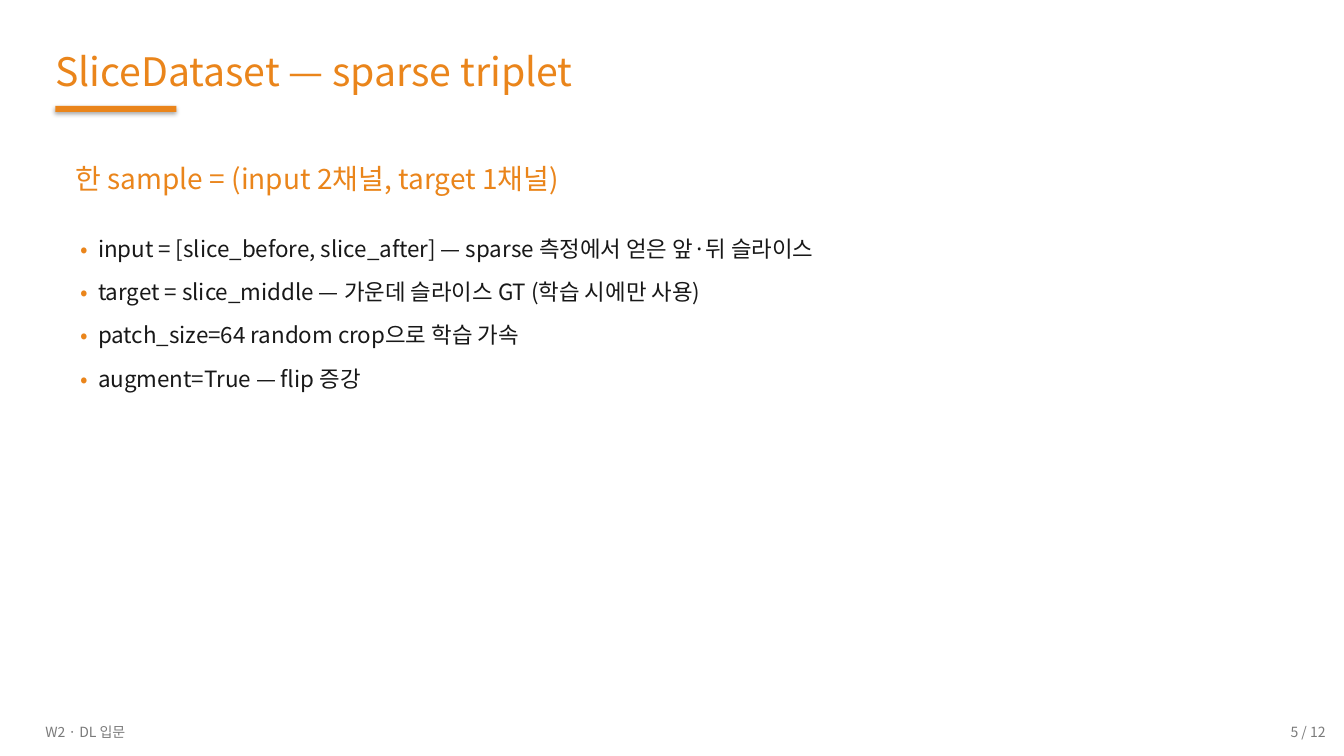
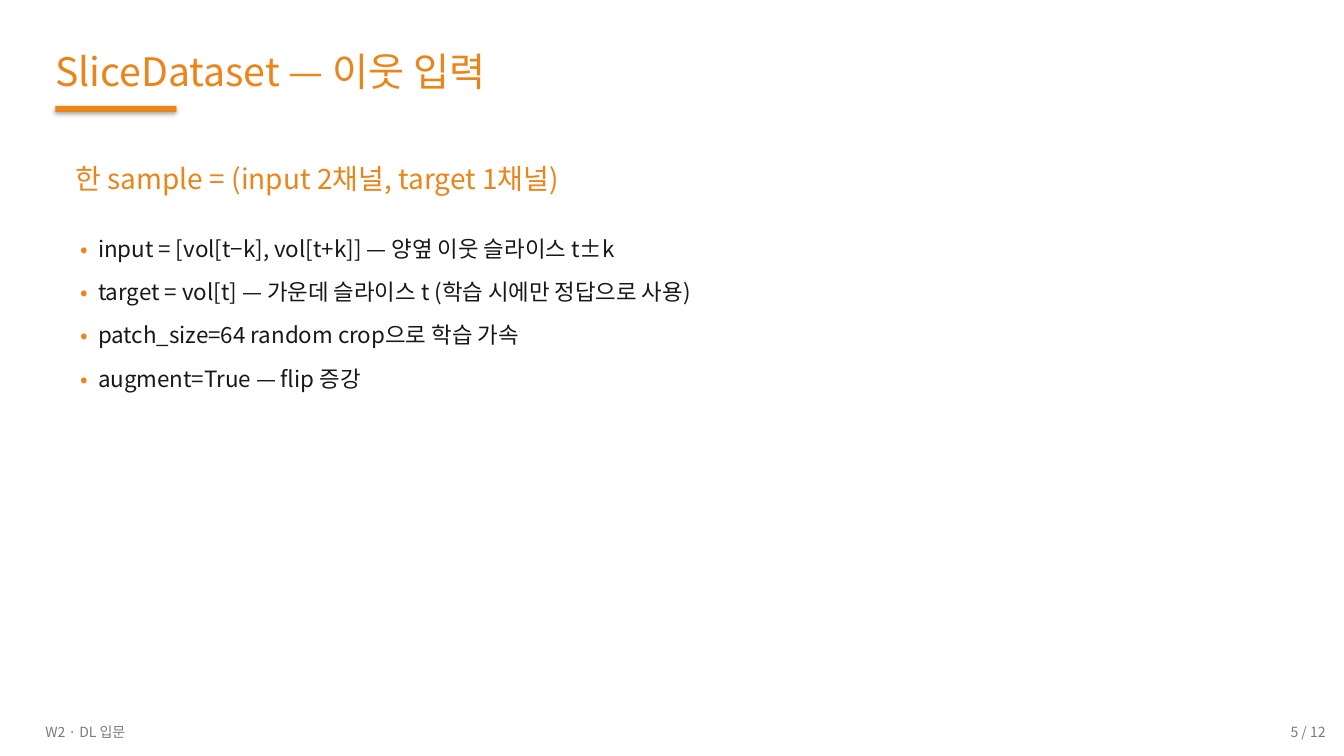
Before and after one commit to 01willy/Digital_rock_DL_Education, a slide deck: slide 5 of web/downloads/shared/w2/W2.pptx. Drawn at 1344x756 pixels with LibreOffice and Linux fonts; fonts in the diff are those of the drawing. Boxes give left, top, right and bottom in pixels: in the first picture for what was removed or moved away, otherwise in the second. Text is boxed around its words. In the diff, an @@ line names an element or a change of style, - is before the commit and + after.

```diff
--- a/web/downloads/shared/w2/W2.pptx
+++ b/web/downloads/shared/w2/W2.pptx
@@ text at (x1=55, y1=53, x2=485, y2=89): text changed @@
-SliceDataset — sparse triplet
+SliceDataset — 이웃 입력
@@ text at (x1=98, y1=238, x2=691, y2=305): text changed @@
-• input = [slice_before, slice_after] — sparse 측정에서 얻은 앞·뒤 슬라이스
-• target = slice_middle — 가운데 슬라이스 GT (학습 시에만 사용)
+• input = [vol[t−k], vol[t+k]] — 양옆 이웃 슬라이스 t±k
+• target = vol[t] — 가운데 슬라이스 t (학습 시에만 정답으로 사용)
```
Also in this commit, not shown: 3 other slides changed, 30 other files.
